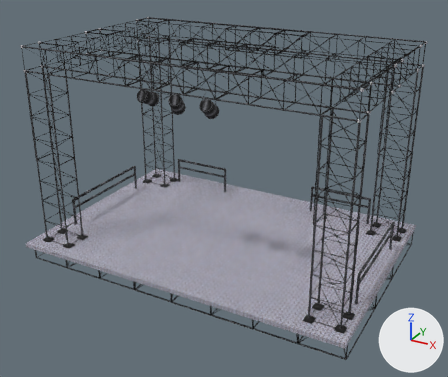
Before and after pictures for a commit that changed the OBJ model ProyectoLab/Models/stage_clean.obj.
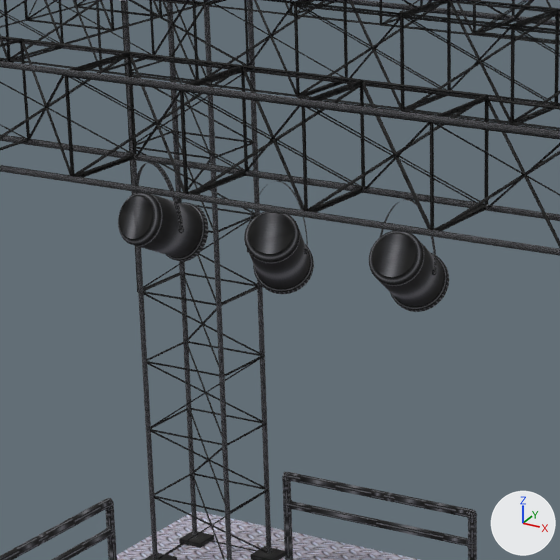
The first picture shows the older version from a 50 mm lens placed at (14.48, -29.31, 18.95), pointed at (-1.09, -0.99, 4.79). The close-ups show both versions on the part from 24% to 55% of the width and 11% to 48% of the height of that picture. The axes (+X, +Y, +Z) are drawn at lower right. The lights are the same throughout. Where no turn or scale is listed for an object, it has been applied to the vertices.

Before the edit, the objects in view are built like this:
```python
me_cube_003_cube_014 = bpy.data.meshes.new('Cube_003_Cube_014')
me_cube_003_cube_014.from_pydata(...)  # 736 vertices, 2499 faces; spans x -10.28..2.86, y 3.97..5.25, z 11.48..12.8
me_cube_003_cube_014.materials.append(mat_material__98)  # picture img_black_metal_jpg
me_cylinder_001_cylinder_006 = bpy.data.meshes.new('Cylinder_001_Cylinder_006')
me_cylinder_001_cylinder_006.from_pydata(...)  # 457 vertices, 699 faces; spans x -0.209..0.598, y -5.404..-4.237, z 10.075..11.478
me_cylinder_001_cylinder_006.materials.append(mat_material__97)  # picture img_tube_jpg
me_cylinder_002_cylinder_011 = bpy.data.meshes.new('Cylinder_002_Cylinder_011')
me_cylinder_002_cylinder_011.from_pydata(...)  # 457 vertices, 699 faces; spans x -2.038..-1.102, y -5.45..-4.307, z 10.062..11.478
me_cylinder_002_cylinder_011.materials.append(mat_material__97)  # picture img_tube_jpg
me_cylinder_003_cylinder_012 = bpy.data.meshes.new('Cylinder_003_Cylinder_012')
me_cylinder_003_cylinder_012.from_pydata(...)  # 457 vertices, 699 faces; spans x -3.773..-2.986, y -5.261..-4.105, z 10.135..11.487
me_cylinder_003_cylinder_012.materials.append(mat_material__97)  # picture img_tube_jpg
ob_cube_003_cube_014 = bpy.data.objects.new('Cube_003_Cube_014', me_cube_003_cube_014)
ob_cube_003_cube_014.location = (0.0, 0.0, 0.0)
ob_cylinder_001_cylinder_006 = bpy.data.objects.new('Cylinder_001_Cylinder_006', me_cylinder_001_cylinder_006)
ob_cylinder_001_cylinder_006.location = (0.0, 0.0, 0.0)
ob_cylinder_002_cylinder_011 = bpy.data.objects.new('Cylinder_002_Cylinder_011', me_cylinder_002_cylinder_011)
ob_cylinder_002_cylinder_011.location = (0.0, 0.0, 0.0)
ob_cylinder_003_cylinder_012 = bpy.data.objects.new('Cylinder_003_Cylinder_012', me_cylinder_003_cylinder_012)
ob_cylinder_003_cylinder_012.location = (0.0, 0.0, 0.0)
# also in view: 'Cube_008_Cube_019' at (1.23, -5.39, 12.14); 'Cylinder_029' at (-8.6, 5.24, 6.52); 'Cube_009_Cube_020' at (-3.69, -5.39, 12.14); 'Cube_006_Cube_017' at (-3.69, -0.39, 12.14); 'Cylinder_027' at (-10.2, 3.98, 6.52)
```
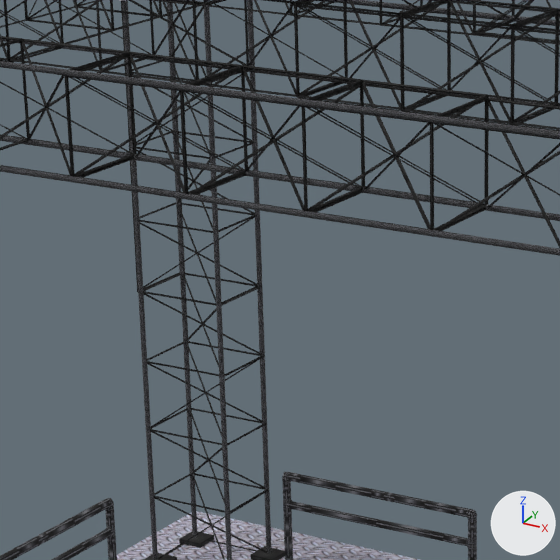
The change, as JSON lines over the scene's bpy script:
```json
{"op": "remove", "block": "ob_cylinder_001_cylinder_006", "code": ["ob_cylinder_001_cylinder_006 = bpy.data.objects.new('Cylinder_001_Cylinder_006', me_cylinder_001_cylinder_006)", "ob_cylinder_001_cylinder_006.location = (0.0, 0.0, 0.0)"]}
{"op": "remove", "block": "ob_cylinder_002_cylinder_011", "code": ["ob_cylinder_002_cylinder_011 = bpy.data.objects.new('Cylinder_002_Cylinder_011', me_cylinder_002_cylinder_011)", "ob_cylinder_002_cylinder_011.location = (0.0, 0.0, 0.0)"]}
{"op": "remove", "block": "ob_cylinder_003_cylinder_012", "code": ["ob_cylinder_003_cylinder_012 = bpy.data.objects.new('Cylinder_003_Cylinder_012', me_cylinder_003_cylinder_012)", "ob_cylinder_003_cylinder_012.location = (0.0, 0.0, 0.0)"]}
```

Pixel boxes (x1, y1, x2, y2) of what changed, in the close-ups (560 x 560 px):
```json
{"object": "Cylinder_003_Cylinder_012", "change": "deleted", "before": [118, 162, 208, 262], "on screen": "black"}
{"object": "Cylinder_001_Cylinder_006", "change": "deleted", "before": [369, 199, 449, 312], "on screen": "black"}
{"object": "Cylinder_002_Cylinder_011", "change": "deleted", "before": [244, 181, 314, 294], "on screen": "black"}
```
